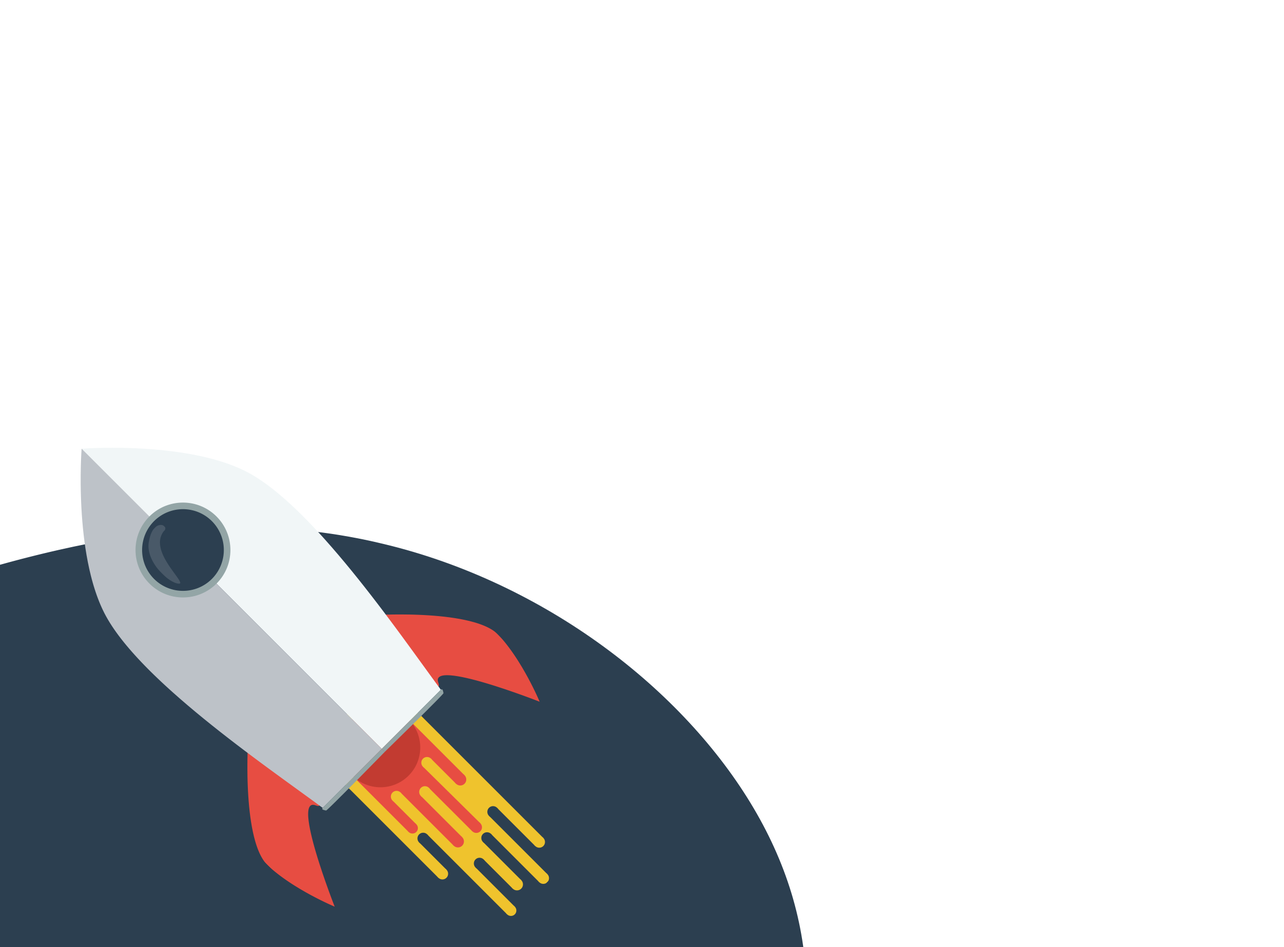
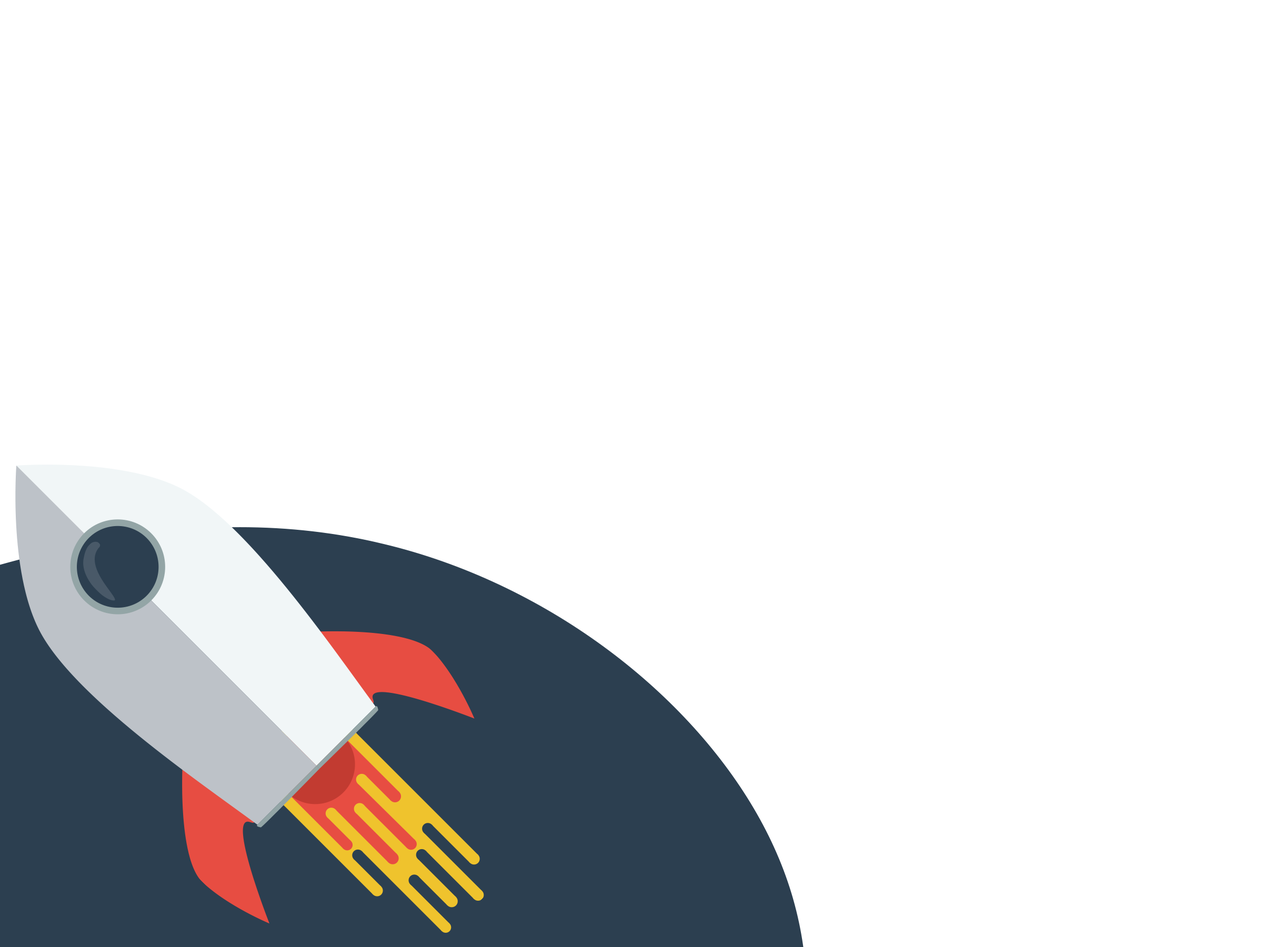
Layered file, before and after one edit (w=1284, h=947). Changes by layer:
painted on "Icon" over (15, 447, 550, 933)
